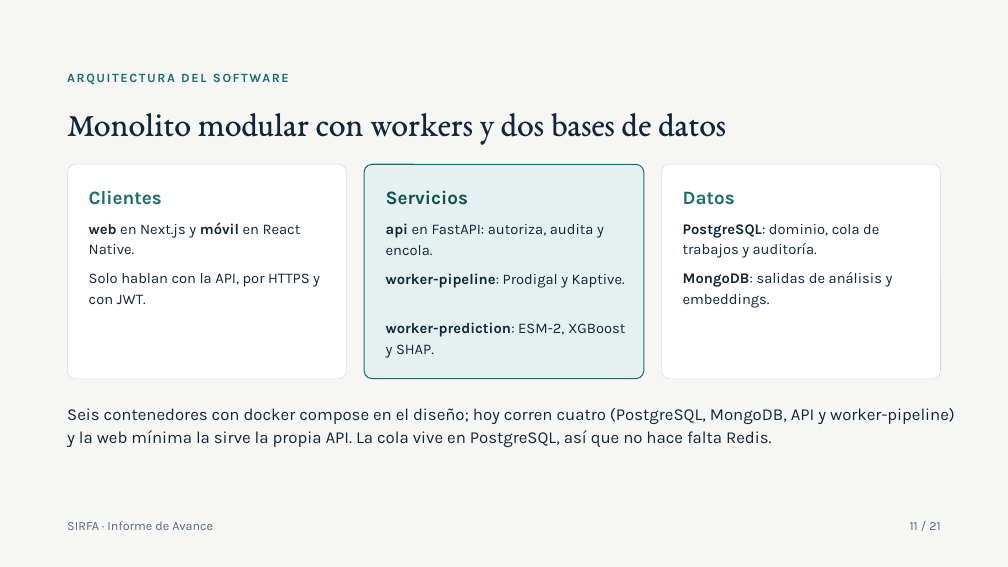
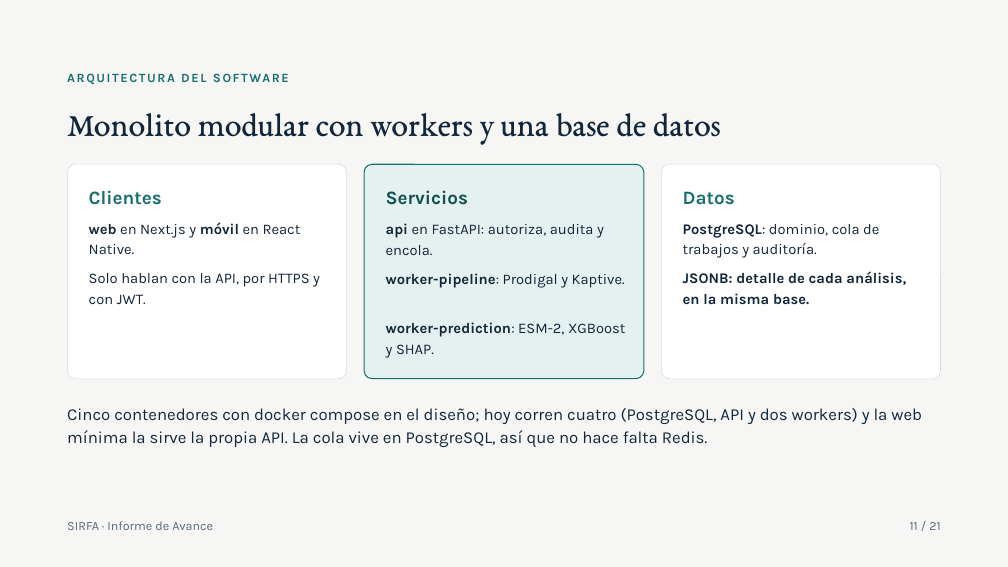
Before and after one commit to johao21/Capstone, a slide deck: slide 11 of Fase 2/Presentacion_SIRFA_Fase2.pptx. Drawn at 1008x567 pixels with LibreOffice and Linux fonts; fonts in the diff are those of the drawing. Boxes give left, top, right and bottom in pixels: in the first picture for what was removed or moved away, otherwise in the second. Text is boxed around its words. In the diff, an @@ line names an element or a change of style, - is before the commit and + after.

Commit message:
Presentaciones y diagramas de arquitectura sin la base documental del diseno original
Presentacion de Fase 1, de Fase 2 y final, y los diagramas de componentes y de despliegue: una sola base de datos (PostgreSQL con JSONB), cuatro servicios.

```diff
--- a/Fase 2/Presentacion_SIRFA_Fase2.pptx
+++ b/Fase 2/Presentacion_SIRFA_Fase2.pptx
@@ title at (67,113,721,144): text changed @@
-Monolito modular con workers y dos bases de datos
+Monolito modular con workers y una base de datos
@@ text at (683,271,906,304): text changed; bold on @@
-MongoDB: salidas de análisis y embeddings.
+JSONB: detalle de cada análisis, en la misma base.
@@ text at (67,408,922,447): text changed @@
-Seis contenedores con docker compose en el diseño; hoy corren cuatro (PostgreSQL, MongoDB, API y worker-pipeline) y la web mínima la sirve la propia API. La cola vive en PostgreSQL, así que no hace falta Redis.
+Cinco contenedores con docker compose en el diseño; hoy corren cuatro (PostgreSQL, API y dos workers) y la web mínima la sirve la propia API. La cola vive en PostgreSQL, así que no hace falta Redis.
```
Also in this commit, not shown: 7 other slides changed, 4 other files.
